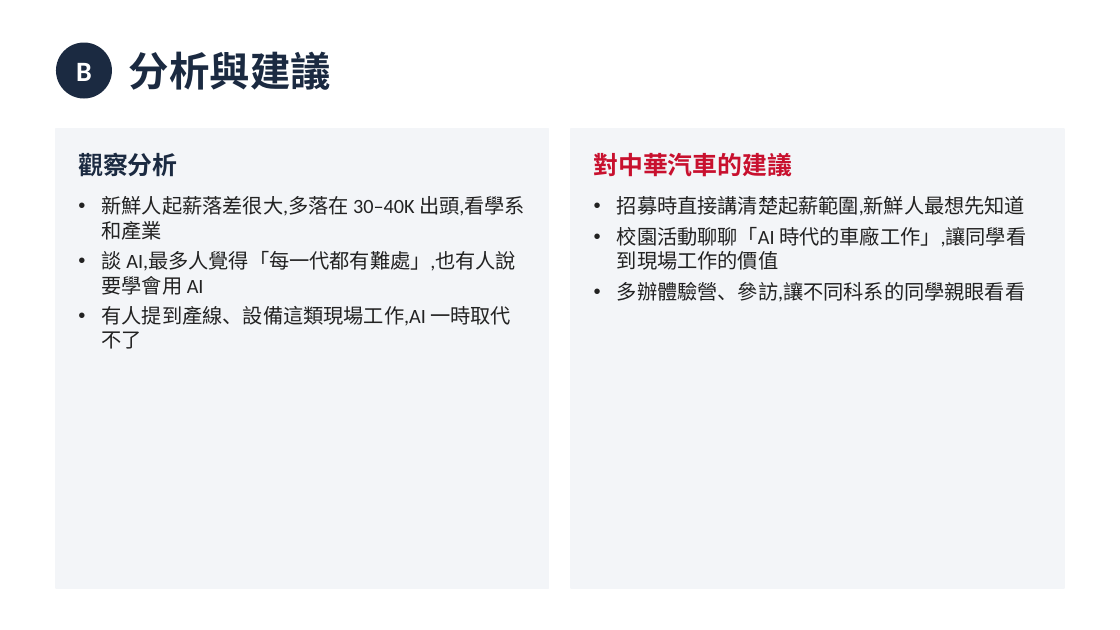
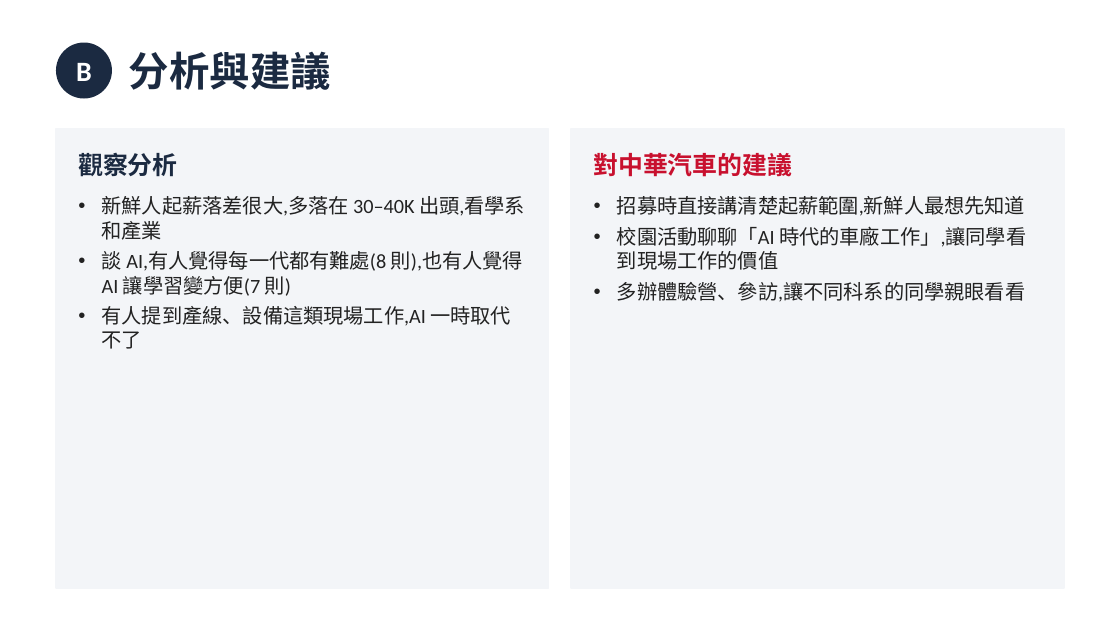
Before and after one commit to tobychien/project-hub, a slide deck: slide 8 of deliverables/邱偉浩-元智大學-10月B.pptx. Drawn at 1120x630 pixels with LibreOffice and Linux fonts; fonts in the diff are those of the drawing. Boxes give left, top, right and bottom in pixels: in the first picture for what was removed or moved away, otherwise in the second. Text is boxed around its words. In the diff, an @@ line names an element or a change of style, - is before the commit and + after.

```diff
--- a/deliverables/邱偉浩-元智大學-10月B.pptx
+++ b/deliverables/邱偉浩-元智大學-10月B.pptx
@@ text at box(102, 251, 523, 296): text changed @@
-• 談 AI,最多人覺得「每一代都有難處」,也有人說要學會用 AI
+• 談 AI,有人覺得每一代都有難處(8 則),也有人覺得 AI 讓學習變方便(7 則)
```
Also in this commit, not shown: 1 other slide changed, 1 other file.
